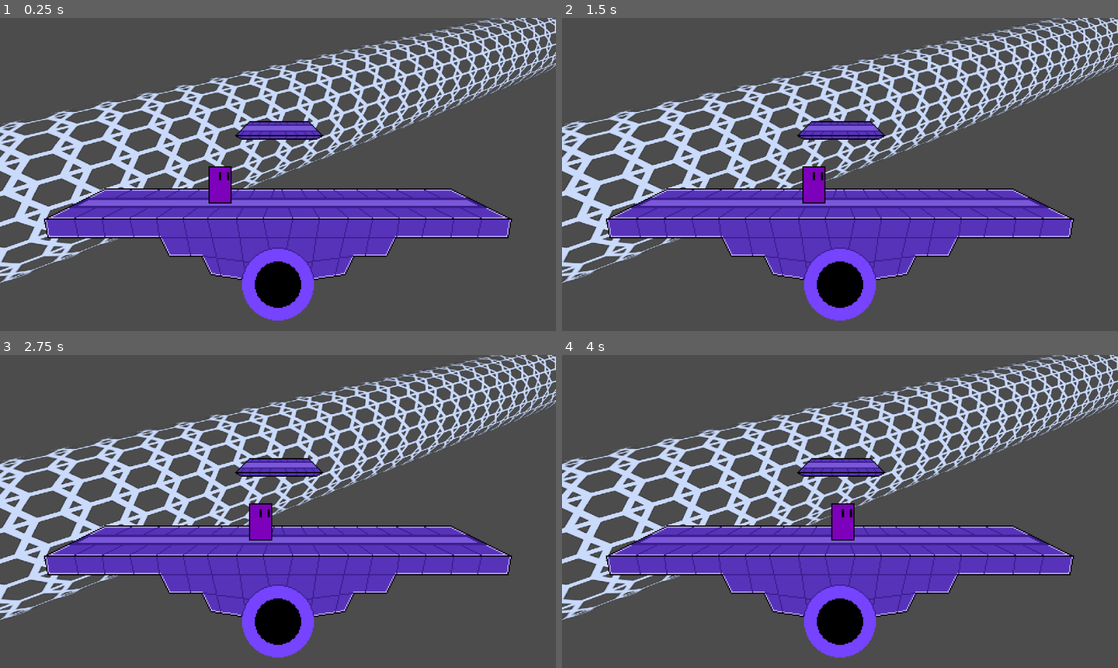
Above: before the commit, frames 1-4 (two rows, left to right).
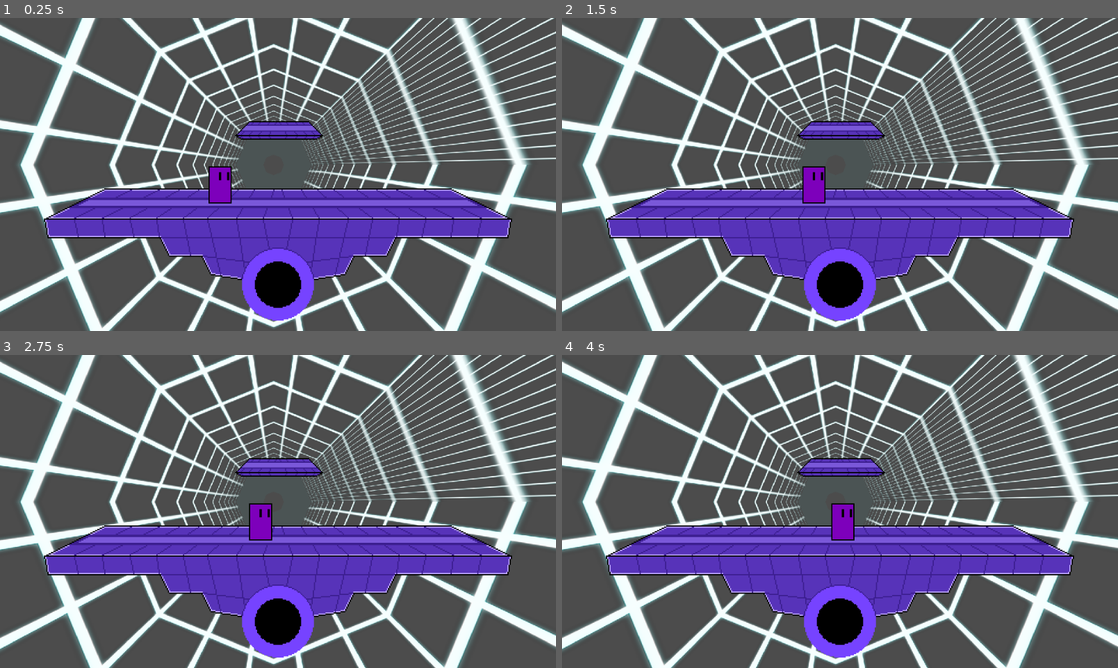
Above: after the commit, the same moments.

Repository: Logn35/SmashBox
Game: Godot game, scene res://Stages/Test Stage.tscn
Same seed, same stepped clock (60 frames per second), same inputs: the game is played once before the commit and once after it.
Inputs:
- Up to frame 1 (0.25 s): no input
- Up to frame 2 (1.5 s): tap Enter at 0.5 s; hold D (moveRight) 0.53-1.28 s; hold A (moveLeft) from 1.28 s (still down)
- Up to frame 3 (2.75 s): release A (moveLeft) at 2.03 s; hold D (moveRight) from 2.03 s (still down)
- Up to frame 4 (4 s): release D (moveRight) at 3.53 s; hold A (moveLeft) from 3.53 s (still down)

The runs differ from the first frame. In frame 1, 32% of the frame differs, in the area x 0-100%, y 0-100%; in frame 2, 32%; in frame 3, 33%; in frame 4, 33%.

Commit message:
Updated model

Diff:
--- a/Stages/Test Stage.tscn
+++ b/Stages/Test Stage.tscn
@@ -13,20 +13,24 @@
 [ext_resource path="res://Assets/Object Test.png" type="Texture" id=11]
 
 [sub_resource type="Environment" id=2]
-background_energy = 0.0
 ambient_light_color = Color( 1, 1, 1, 1 )
+tonemap_mode = 3
 glow_intensity = 2.99
 
 [sub_resource type="CylinderMesh" id=3]
 
-[sub_resource type="Skin" id=4]
-
 [sub_resource type="SpatialMaterial" id=5]
 flags_transparent = true
+params_diffuse_mode = 4
 albedo_texture = ExtResource( 11 )
 uv1_scale = Vector3( 20, 100, 20 )
 uv1_triplanar_sharpness = 2.2974
 uv2_scale = Vector3( 100, 100, 100 )
+
+[sub_resource type="SpatialMaterial" id=6]
+flags_transparent = true
+albedo_texture = ExtResource( 11 )
+uv1_scale = Vector3( 20, 100, 20 )
 
 [node name="Test Stage" type="Node2D"]
 script = ExtResource( 8 )
@@ -103,13 +107,22 @@
 [node name="Background" type="Spatial" parent="3d Background"]
 
 [node name="Camera" type="Camera" parent="3d Background/Background"]
-transform = Transform( 0.997594, 2.97306e-08, 0.0693212, -2.98023e-08, 1, 2.22045e-16, -0.0693212, -2.06593e-09, 0.997594, 1.32666, 1.83019, 11.0664 )
+fov = 97.2
 
 [node name="WorldEnvironment" type="WorldEnvironment" parent="3d Background/Background"]
 environment = SubResource( 2 )
 
 [node name="MeshInstance" type="MeshInstance" parent="3d Background/Background"]
 transform = Transform( 0.0936613, 11.2844, 0.546617, -0.885289, 4.35036, -0.336673, -0.455511, -6.13468, 0.766721, 2.86285, 3.39039, 4.35112 )
+visible = false
+cast_shadow = 0
 mesh = SubResource( 3 )
-skin = SubResource( 4 )
 material/0 = SubResource( 5 )
+
+[node name="CSGTorus" type="CSGTorus" parent="3d Background/Background"]
+transform = Transform( 1.00002, 0, 0, 0, -4.69977e-06, -1, 0, 28.847, -1.62921e-07, 0, 0, -10 )
+calculate_tangents = false
+invert_faces = true
+inner_radius = 1.0
+outer_radius = 2.0
+material = SubResource( 6 )
Binary file changed: Assets/Object Test.png
